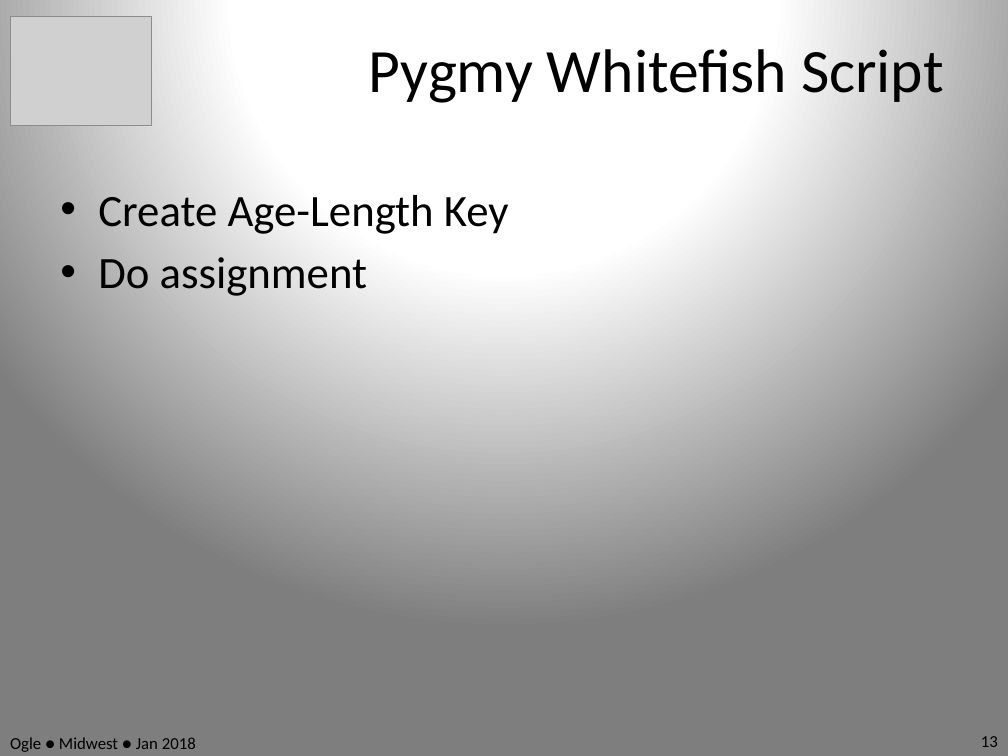
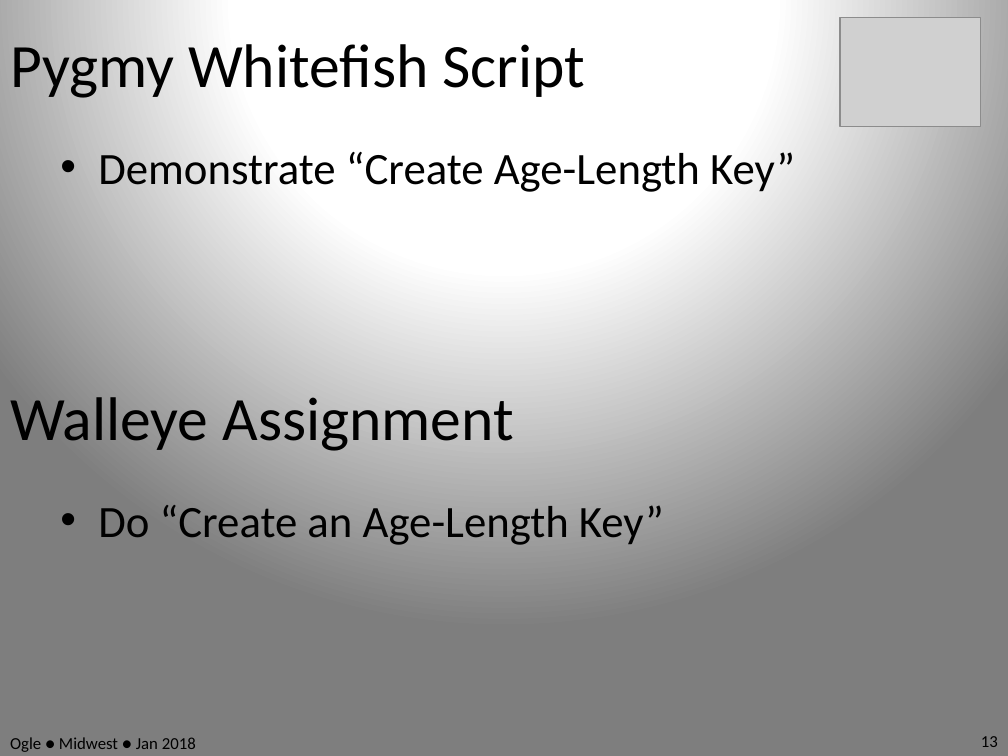
Before and after one commit to anhnguyendepocen/RcourseMidwest2018, a slide deck: slide 13 of Slides.pptx. Drawn at 1008x756 pixels with LibreOffice and Linux fonts; fonts in the diff are those of the drawing; grey boxes stand for pictures. Boxes give left, top, right and bottom in pixels: in the first picture for what was removed or moved away, otherwise in the second. Text is boxed around its words. In the diff, an @@ line names an element or a change of style, - is before the commit and + after.

```diff
--- a/Slides.pptx
+++ b/Slides.pptx
@@ text "Pygmy Whitefish Script": place and size @@
-text "Pygmy Whitefish Script" at <box>369,49,944,103</box>
+text "Pygmy Whitefish Script" at <box>10,44,585,98</box>
@@ text "Pygmy Whitefish Script" at <box>10,44,585,98</box>: alignment centre to left @@
@@ picture: place and size @@
-picture at <box>10,17,151,126</box>
+picture at <box>840,17,981,126</box>
@@ text at <box>98,152,795,192</box>: text changed @@
-• Create Age-Length Key
-• Do assignment
+• Demonstrate “Create Age-Length Key”
@@ text added at <box>10,397,513,451</box>, 44 pt, text #000000 @@
+Walleye Assignment
@@ text added at <box>98,505,664,545</box>, 32 pt, text #000000 @@
+• Do “Create an Age-Length Key”
```
Also in this commit, not shown: 58 other slides changed, 1 slide added, 1 slide removed.
